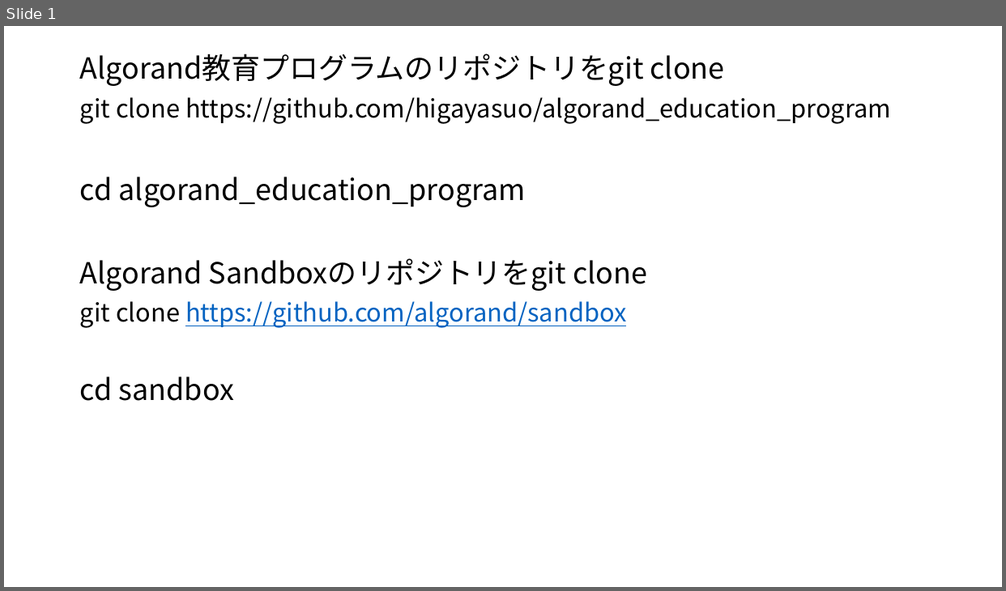
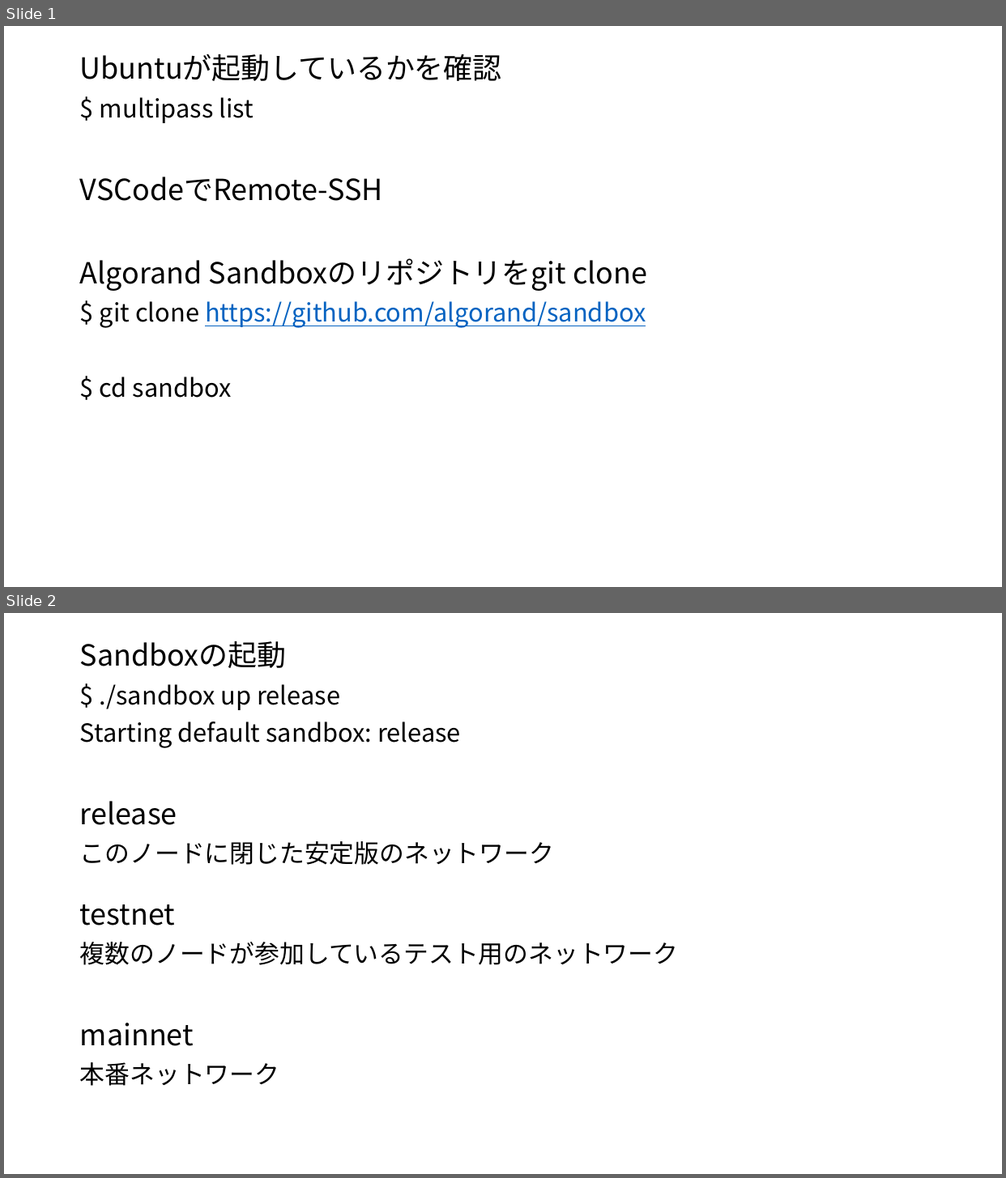
Before and after one commit to higayasuo/scripts, a slide deck: curriculum/1_preparation/4_sandbox.pptx. Shown one above the other, each under a label of ours: slide 1 before the commit, slides 1 and 2 after it. The pictures are 1006x591 and 1006x1178 pixels, drawn with LibreOffice and Linux fonts; fonts in the diff are those of the drawing. Boxes give left, top, right and bottom in pixels: in the first picture for what was removed or moved away, otherwise in the second. Text is boxed around its words. In the diff, an @@ line names an element or a change of style, - is before the commit and + after.

```diff
--- a/curriculum/1_preparation/4_sandbox.pptx
+++ b/curriculum/1_preparation/4_sandbox.pptx
@@ slide 2 added at (4, 613, 1002, 1174), background #FFFFFF @@
@@ text added at (80, 641, 678, 1086), 24 pt, text #000000 @@
+Sandboxの起動
+$ ./sandbox up release
+Starting default sandbox: release
+release
+このノードに閉じた安定版のネットワーク
+testnet
+複数のノードが参加しているテスト用のネットワーク
+mainnet
+本番ネットワーク
@@ slide 1 changed as well @@
@@ text at (80, 54, 502, 202): text changed; size 24 to 28 pt @@
-Algorand教育プログラムのリポジトリをgit clone
-git clone https://github.com/higayasuo/algorand_education_program
-cd algorand_education_program
+Ubuntuが起動しているかを確認
+$ multipass list
+VSCodeでRemote-SSH
@@ text at (100, 301, 646, 398): text changed @@
-git clone https://github.com/algorand/sandbox
-cd sandbox
+$ git clone https://github.com/algorand/sandbox
+$ cd sandbox
```
Also in this commit, not shown: 4 other slides added, 1 slide removed, 2 other files.
